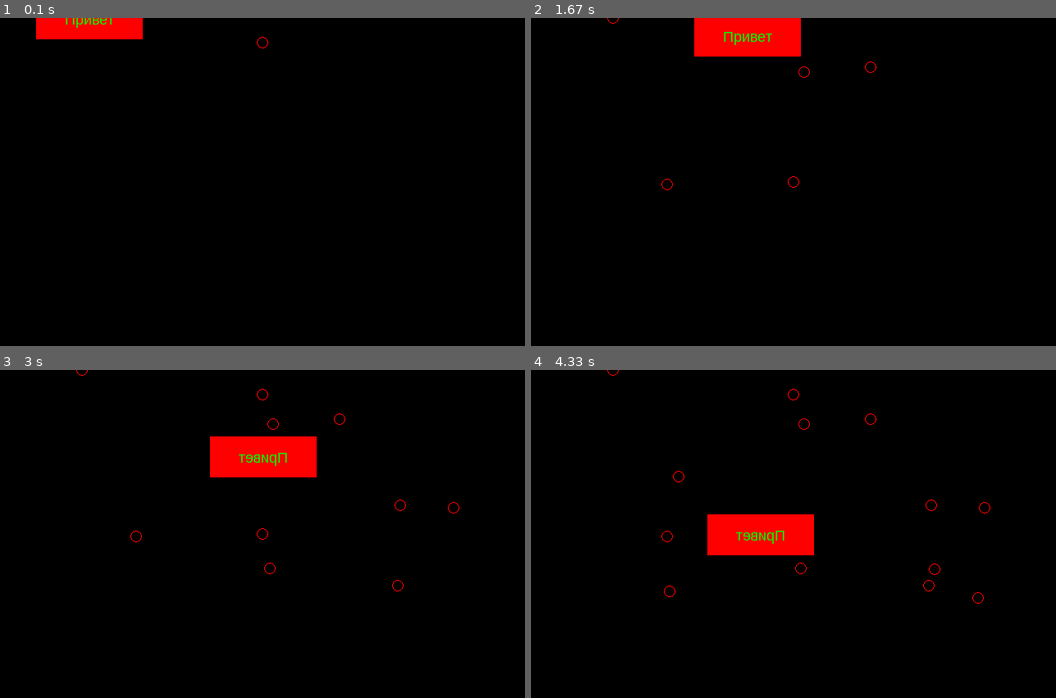
Above: before the commit, frames 1-4 (two rows, left to right).
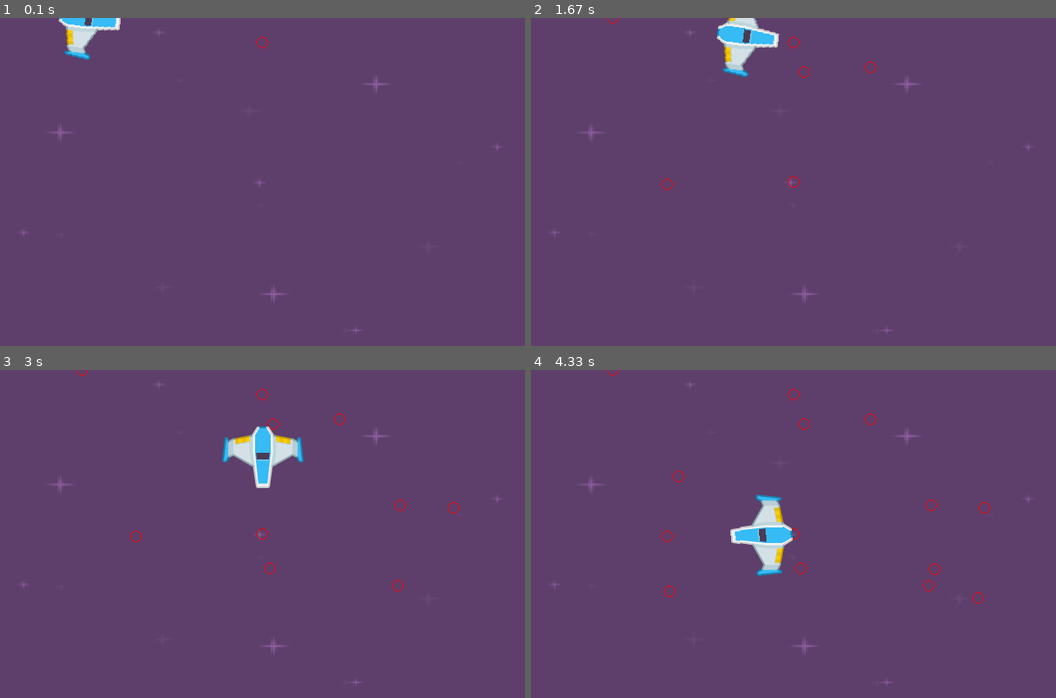
Above: after the commit, the same moments.

Repository: kandrey99/pygame-test
Game: pygame game, started from main.py
Same seed, same stepped clock (60 frames per second), same inputs: the game is played once before the commit and once after it.
Inputs (mouse positions are in pixels of both pictures, inside the frame that each line leads up to):
- Up to frame 1 (0.1 s): no input
- Up to frame 2 (1.67 s): click (793, 182) at 0.38 s; click (667, 185) at 0.72 s; click (872, 67) at 1.05 s; click (804, 70) at 1.38 s
- Up to frame 3 (3 s): click (267, 566) at 1.72 s; click (399, 586) at 2.05 s; click (399, 504) at 2.38 s; click (451, 507) at 2.72 s
- Up to frame 4 (4.33 s): click (977, 599) at 3.05 s; click (667, 593) at 3.38 s; click (678, 474) at 3.72 s; click (935, 570) at 4.05 s

The runs differ from the first frame. In frame 1, 100% of the frame differs, in the area x 0-100%, y 0-100%; in frame 2, 100%; in frame 3, 100%; in frame 4, 100%.

Commit message:
fix Path

Diff:
--- a/app.py
+++ b/app.py
@@ -9,6 +9,7 @@
         self.size = self.weight, self.height = 640, 400
         self._running = True
         self._display = pygame.display.set_mode(self.size, pygame.HWSURFACE | pygame.DOUBLEBUF)
+        self._bg = rc.get_scaled_image('purple.png', self.size)
         self._clock = pygame.time.Clock()
         self._player = Player([(100, 0), (320, 30)], 100)
 
@@ -25,7 +26,7 @@
         self._player.update()
 
     def render(self):
-        self._display.fill(BLACK)
+        self._display.blit(self._bg, self._bg.get_rect())
         for pos in self._player._path._path:
             pygame.draw.circle(self._display, RED, pos, 7, 1)
         self._display.blit(self._player.image, self._player.rect)
--- a/entities.py
+++ b/entities.py
@@ -3,6 +3,7 @@
 from pygame.sprite import Sprite
 from pygame.font import Font
 from constants import *
+import resources as rc
 import math
 
 
@@ -11,6 +12,7 @@
     path: list of points
     velocity: px/s
     """
+
     def __init__(self, path, velocity):
         self._path = path
         self._velocity = velocity
@@ -26,48 +28,48 @@
         return math.atan2(self._next_point[1] - self._position[1],
                           self._next_point[0] - self._position[0])
 
-    @property
-    def distance(self):
-        return math.hypot(self._next_point[0] - self._prev_point[0],
-                          self._next_point[1] - self._prev_point[1])
-
-    @property
-    def distance2(self):
-        return math.hypot(self._position[0] - self._prev_point[0],
-                          self._position[1] - self._prev_point[1])
-
     def get_position(self):
         now = pygame.time.get_ticks()
         elapsed = now - self._last_update
         for _ in range(elapsed // self._step):
-            if self.distance2 >= self.distance:
+            dv = self._step * self._velocity / 1000
+            dx, dy = dv * math.cos(self.slope), dv * math.sin(self.slope)
+            distance = self._get_distance(self._prev_point, self._next_point)
+            distance2 = self._get_distance(self._prev_point, (self._position[0] + dx, self._position[1] + dy))
+            if distance2 > distance:
                 self._index = self._index + 1
                 self._prev_point = self._path[self._index]
                 self._next_point = self._path[self._index + 1]
-            dv = self._step * self._velocity / 1000
-            dx, dy = dv * math.cos(self.slope), dv * math.sin(self.slope)
-            self._position = self._position[0] + dx, self._position[1] + dy
+                self._position = self._prev_point
+            else:
+                self._position = self._position[0] + dx, self._position[1] + dy
         self._last_update = now
         return self._position
+
+    @staticmethod
+    def _get_distance(point1, point2):
+        return math.hypot(point2[0] - point1[0], point2[1] - point1[1])
 
 
 class Player(Sprite):
     def __init__(self, path, velocity):
         super().__init__()
         self._path = Path(path, velocity)
-        self._image = Surface((130, 50)).convert_alpha()
-        self._image.fill(RED)
-        font = Font(pygame.font.match_font('arial'), 18)
-        font_sc = font.render('Привет', 1, GREEN)
-        self._image.blit(font_sc, font_sc.get_rect(center=self._image.get_rect().center))
+        self._image = pygame.transform.rotate(rc.get_image('playerShip1_blue.png'), -90)
         self.image = self._image
         self.rect = self.image.get_rect(center=path[0])
 
     def update(self, *args):
         self.rect.center = self._path.get_position()
-        if abs(self._path.slope) > math.pi / 2:
-            self.image = pygame.transform.flip(self._image, True, False)
-        else:
-            self.image = self._image
-        # self.image = pygame.transform.rotate(self._image, (self._path.slope % (math.pi / 2)) * 57)
+        self.image = pygame.transform.rotate(self._image, math.degrees(-self._path.slope))
         self.rect = self.image.get_rect(center=self.rect.center)
+
+
+class TextPanel(Sprite):
+    def __init__(self):
+        super().__init__()
+        self._image = Surface((130, 50))
+        self._image.fill(RED)
+        font = Font(pygame.font.match_font('arial'), 18)
+        font_sc = font.render('Привет', 1, GREEN)
+        self._image.blit(font_sc, font_sc.get_rect(center=self._image.get_rect().center))
--- /dev/null
+++ b/resources.py
@@ -0,0 +1,32 @@
+import os
+import pygame
+
+dir_name = os.path.dirname(__file__)
+img_dir = os.path.join(dir_name, 'arts')
+snd_dir = os.path.join(dir_name, 'sounds')
+
+
+def get_image(name):
+    img_path = os.path.join(img_dir, name)
+    image = pygame.image.load(img_path).convert_alpha()
+    return image
+
+
+def get_scaled_image(name, scale):
+    image = get_image(name)
+    return pygame.transform.scale(image, scale)
+
+
+def get_image_with_rect(name):
+    image = get_image(name)
+    return image, image.get_rect()
+
+
+def get_sound(name):
+    sound_path = os.path.join(snd_dir, name)
+    sound = pygame.mixer.Sound(sound_path)
+    return sound
+
+
+# pygame.mixer.music.load(os.path.join(snd_dir, 'tgfcoder-FrozenJam-SeamlessLoop.mp3'))
+# pygame.mixer.music.play(loops=-1)
Binary file added: arts/playerShip1_blue.png
Binary file added: arts/purple.png
